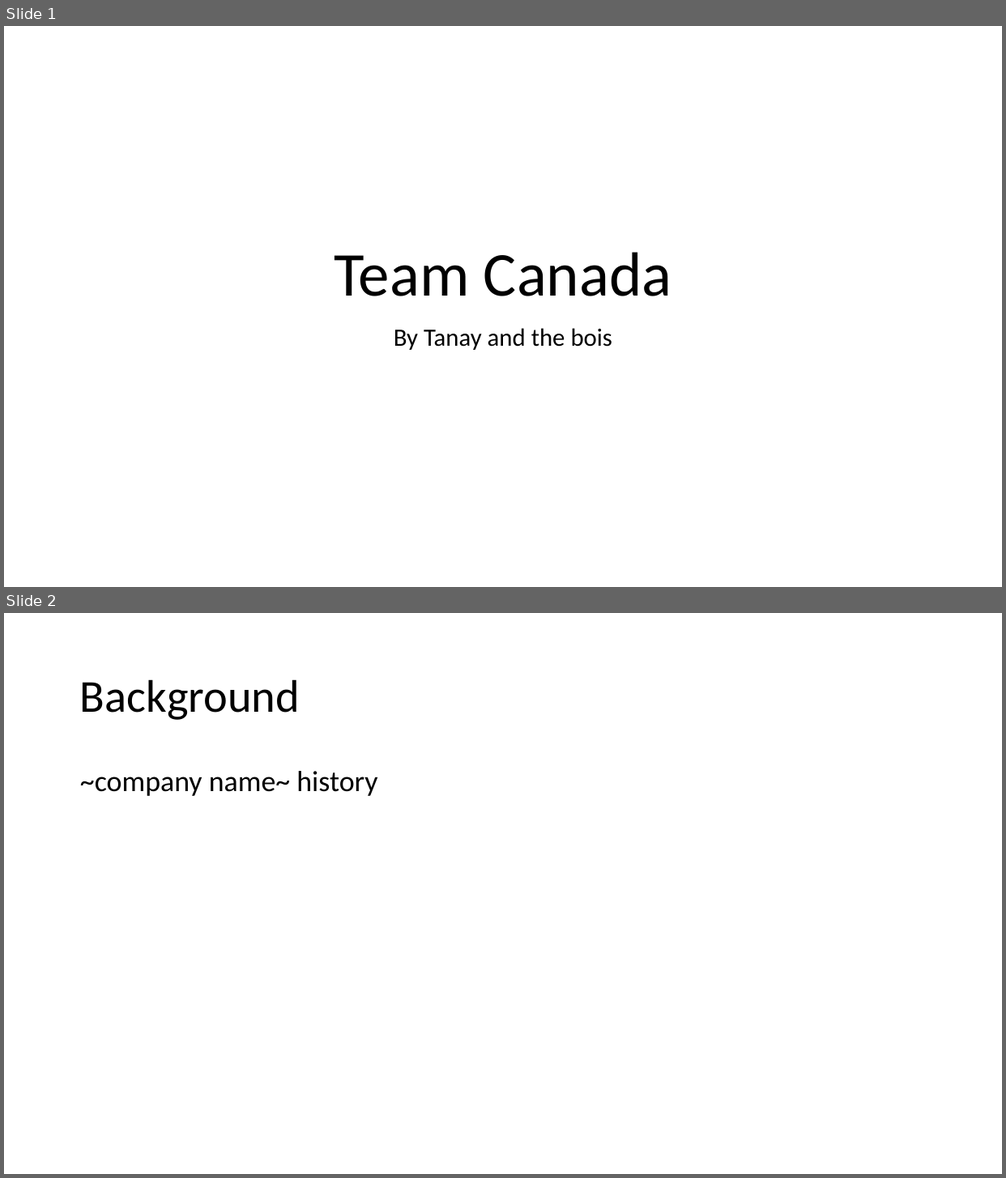
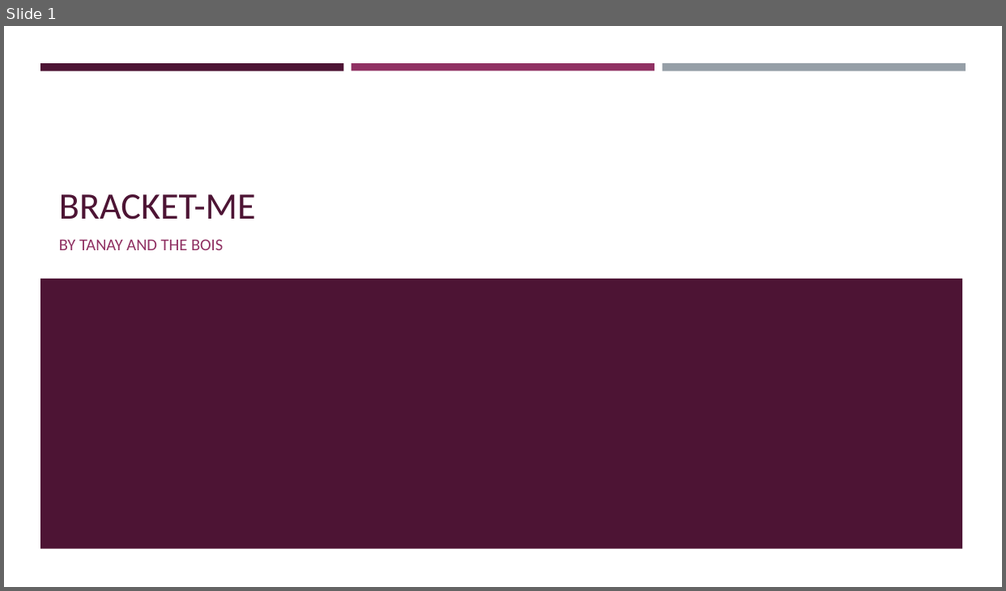
Before and after one commit to tanay97/WEC2019, a slide deck: presentation.pptx. Shown one above the other, each under a label of ours: slides 1 and 2 before the commit, slide 1 after it. The pictures are 1006x1178 and 1006x591 pixels, drawn with LibreOffice and Linux fonts; fonts in the diff are those of the drawing. Boxes give left, top, right and bottom in pixels: in the first picture for what was removed or moved away, otherwise in the second. Text is boxed around its words. In the diff, an @@ line names an element or a change of style, - is before the commit and + after.

```diff
--- a/presentation.pptx
+++ b/presentation.pptx
@@ slide 2 removed at box(4, 613, 1002, 1174), background #FFFFFF @@
@@ title removed at box(80, 679, 300, 720) @@
-Background
@@ text removed at box(80, 771, 377, 796) @@
-~company name~ history
@@ slide 1 changed as well @@
@@ rectangle added at box(40, 63, 344, 71), fill #4D1434 @@
@@ rectangle added at box(351, 63, 654, 71), fill #903163 @@
@@ rectangle added at box(662, 63, 965, 71), fill #969FA7 @@
@@ title at box(59, 194, 256, 220): text changed; size 60 to 36 pt; text colour #000000 to #4D1434 @@
-Team Canada
+BRACKET-ME
@@ subtitle at box(59, 239, 223, 250): text changed; size 24 to 16 pt; text colour #000000 to #903163 @@
-By Tanay and the bois
+BY TANAY AND THE BOIS
@@ rectangle added at box(40, 278, 963, 548), fill #4D1434 @@
```
Also in this commit, not shown: 1 other slide changed, 4 slides added, 2 other slides removed.
